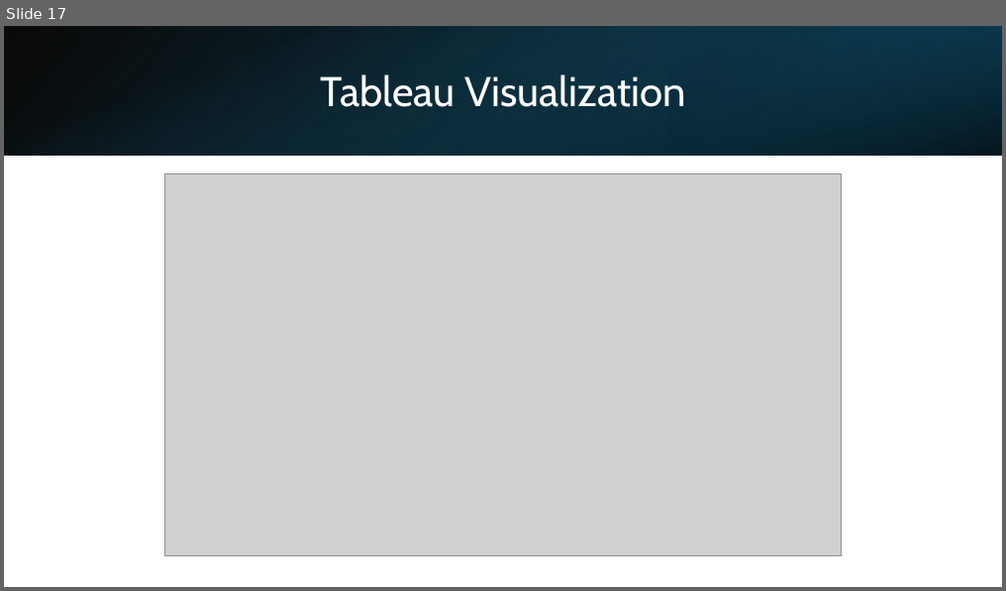
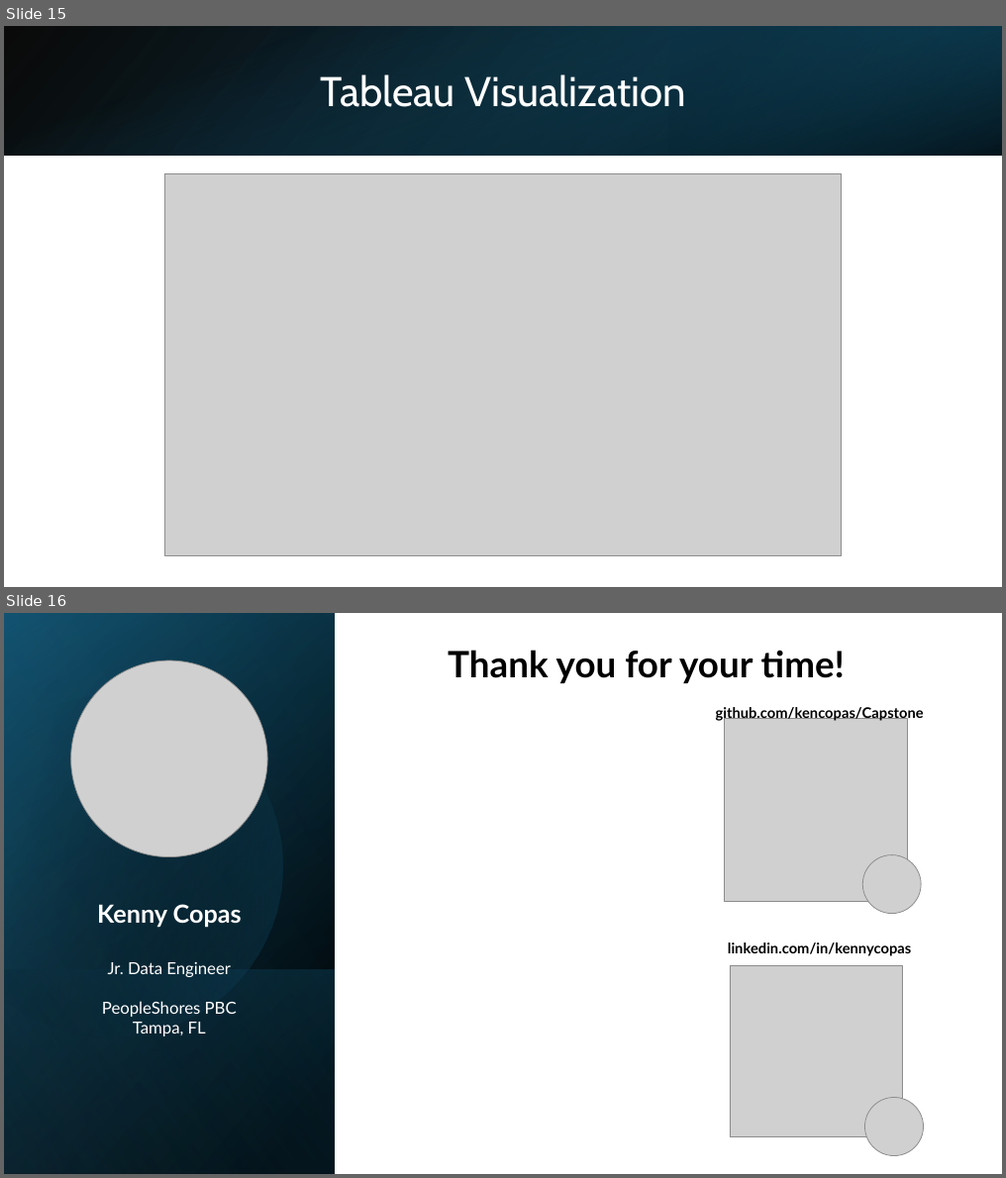
Before and after one commit to kencopas/Capstone, a slide deck: docs/Kenneth Copas - Capstone Presentation.pptx. Shown one above the other, each under a label of ours: slide 17 before the commit, slides 15 and 16 after it. The pictures are 1006x591 and 1006x1178 pixels, drawn with LibreOffice and Linux fonts; fonts in the diff are those of the drawing; grey boxes stand for pictures. Boxes give left, top, right and bottom in pixels: in the first picture for what was removed or moved away, otherwise in the second. Text is boxed around its words. In the diff, an @@ line names an element or a change of style, - is before the commit and + after.

```diff
--- a/docs/Kenneth Copas - Capstone Presentation.pptx
+++ b/docs/Kenneth Copas - Capstone Presentation.pptx
@@ slide 16 added at [4, 613, 1002, 1174], background #FFFFFF @@
@@ rectangle added at [4, 613, 1002, 1174], fill #FFFFFF @@
@@ rectangle added at [4, 613, 335, 1174], fill gradient #000000 to #104862 @@
@@ rectangle added at [4, 614, 335, 1174], fill gradient #000000 to #156082 @@
@@ rectangle added at [4, 613, 335, 1173], fill gradient #000000 to #46B1E1 @@
@@ freeform shape added at [4, 655, 324, 1072], fill gradient #000000 to #156082 @@
@@ picture added at [70, 661, 267, 858] @@
@@ title added at [448, 650, 845, 683], 35 pt, text #000000, bold @@
+Thank you for your time!
@@ text added at [716, 705, 924, 722], 14 pt, text #000000, bold @@
+github.com/kencopas/Capstone
@@ picture added at [724, 719, 907, 901] @@
@@ picture added at [862, 856, 921, 914] @@
@@ text added at [97, 904, 242, 1037], 16 pt, text #FFFFFF @@
+Kenny Copas
+Jr. Data Engineer
+PeopleShores PBC
+Tampa, FL
@@ text added at [728, 943, 911, 957], 14 pt, text #000000, bold @@
+linkedin.com/in/kennycopas
@@ picture added at [731, 965, 903, 1138] @@
@@ rectangle added at [4, 969, 335, 1174], fill gradient #156082 to #000000 @@
@@ picture added at [865, 1097, 924, 1156] @@
@@ what was slide 17 is now slide 15 @@
```
Also in this commit, not shown: 2 slides removed, 4 other files.
